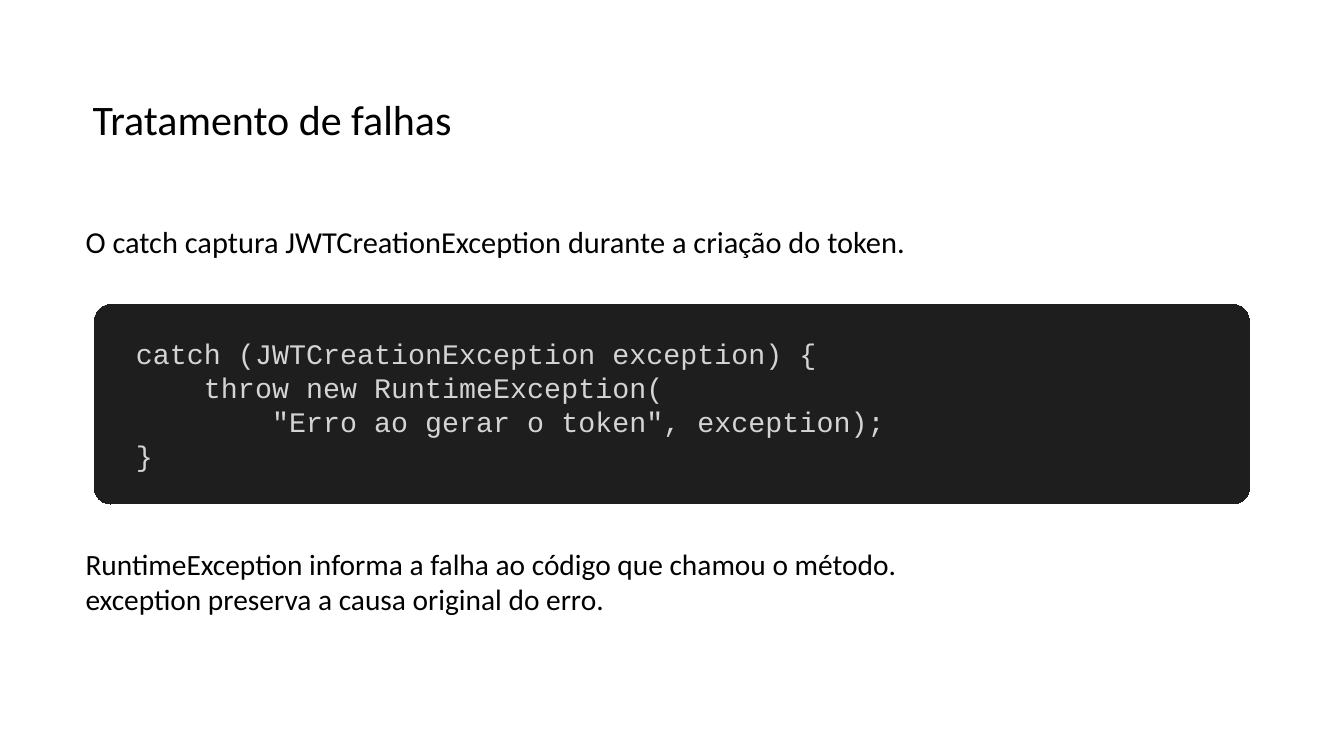
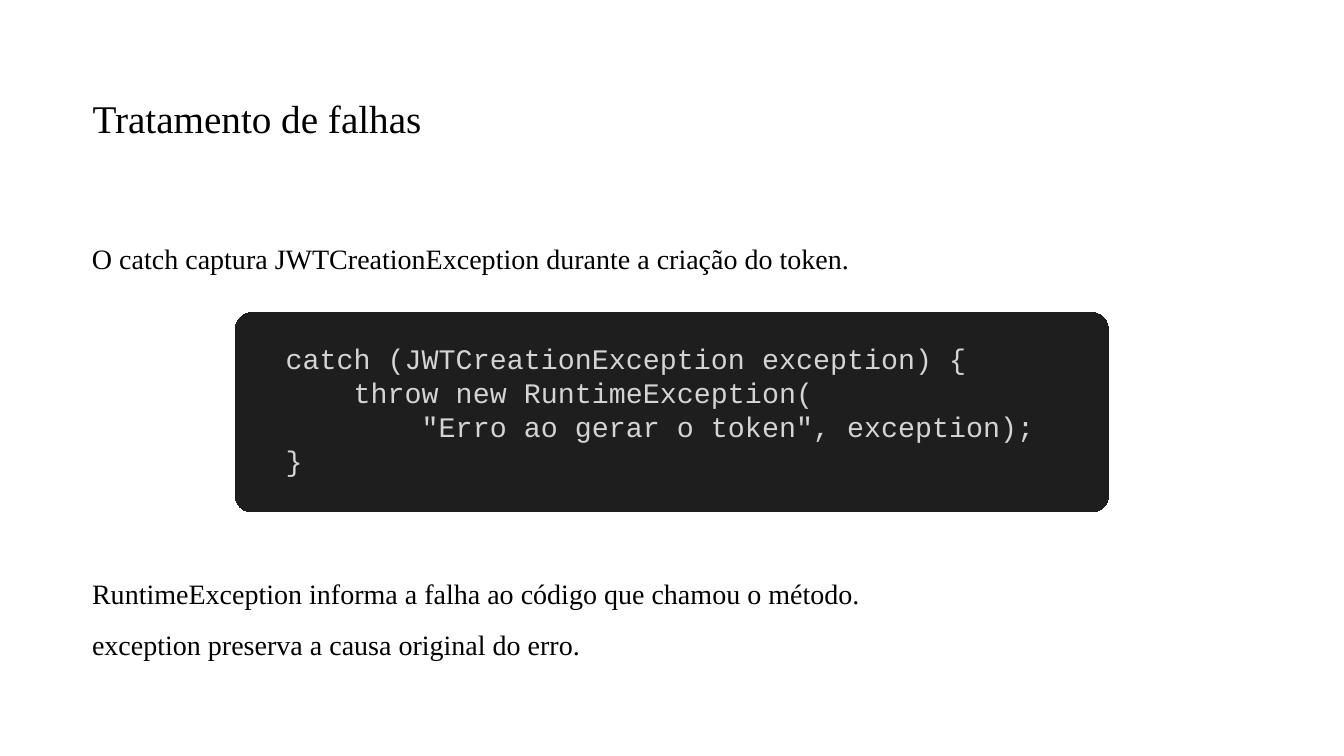
Before and after one commit to PedroMiho/UMC, a slide deck: slide 16 of engenharia-software/software-corporativo/boas-praticas/aula-07-JWT/spring-security.pptx (slide 15 before the commit). Drawn at 1344x756 pixels with LibreOffice and Linux fonts; fonts in the diff are those of the drawing; background and template pictures are left out. Boxes give left, top, right and bottom in pixels: in the first picture for what was removed or moved away, otherwise in the second. Text is boxed around its words. In the diff, an @@ line names an element or a change of style, - is before the commit and + after.

```diff
--- a/engenharia-software/software-corporativo/boas-praticas/aula-07-JWT/spring-security.pptx
+++ b/engenharia-software/software-corporativo/boas-praticas/aula-07-JWT/spring-security.pptx
@@ title "Tratamento de falhas" at box(93, 105, 421, 134): size 30 to 28 pt, font Calibri to Times New Roman @@
@@ text "O catch captura JWTCreationException durante ...": place and size @@
-text "O catch captura JWTCreationException durante ..." at box(86, 232, 904, 258)
+text "O catch captura JWTCreationException durante ..." at box(92, 249, 849, 275)
@@ text "O catch captura JWTCreationException durante ..." at box(92, 249, 849, 275): size 21.8 to 20 pt, font Calibri to Times New Roman; alignment left to justified @@
@@ rounded rectangle: place and size @@
-rounded rectangle at box(95, 304, 1250, 504)
+rounded rectangle at box(236, 313, 1109, 512)
@@ text "catch (JWTCreationException exception) {": place and size @@
-text "catch (JWTCreationException exception) {" at box(136, 343, 884, 438)
+text "catch (JWTCreationException exception) {" at box(286, 349, 1034, 443)
@@ text "RuntimeException informa a falha ao ...": place and size @@
-text "RuntimeException informa a falha ao ..." at box(86, 554, 896, 615)
+text "RuntimeException informa a falha ao ..." at box(92, 584, 859, 660)
@@ text "RuntimeException informa a falha ao ..." at box(92, 584, 859, 660): size 21 to 20 pt, font Calibri to Times New Roman; alignment left to justified; line spacing 1 to 1.5 @@
```
Also in this commit, not shown: 9 other slides changed, 4 slides added, 2 other files.
